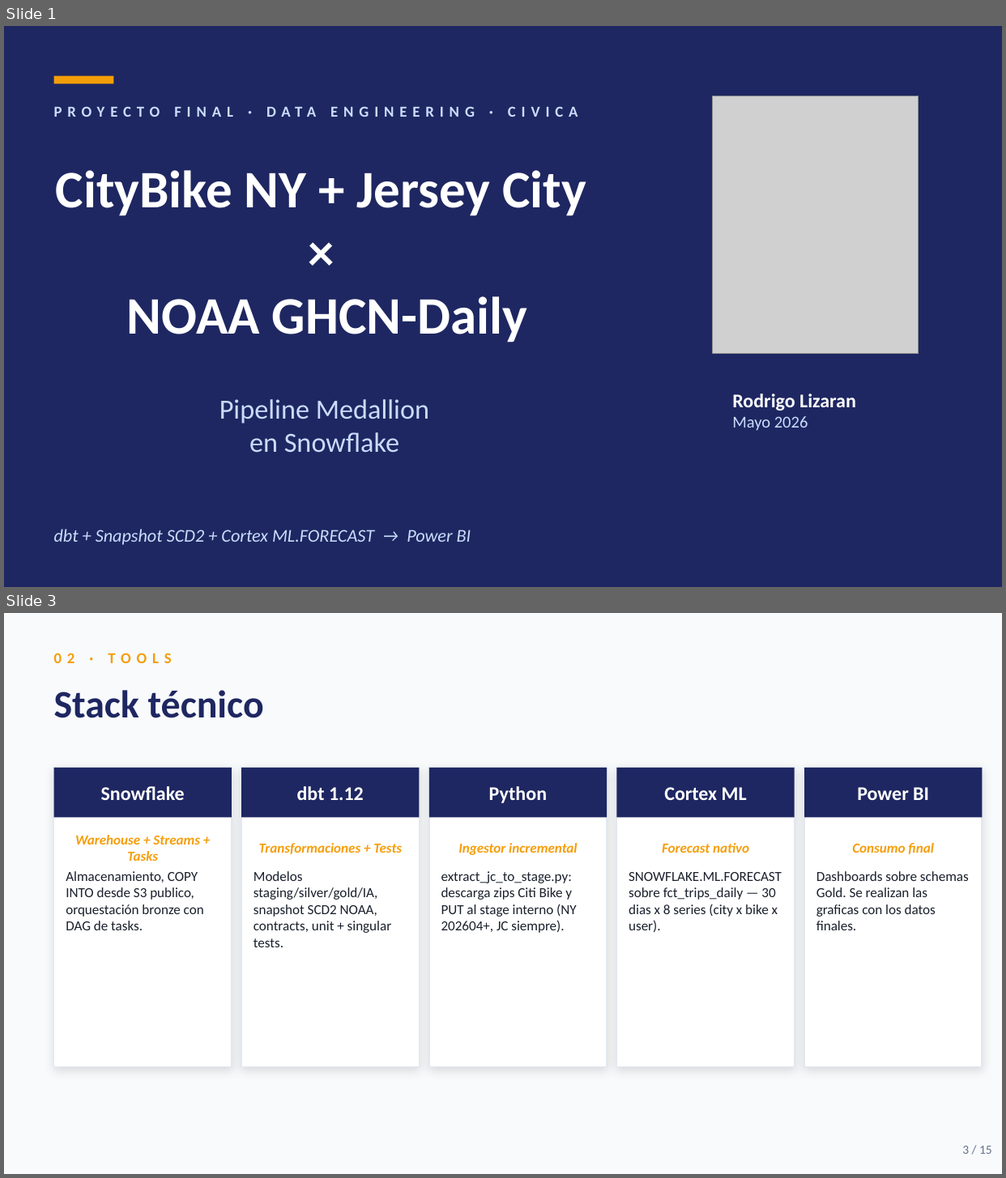
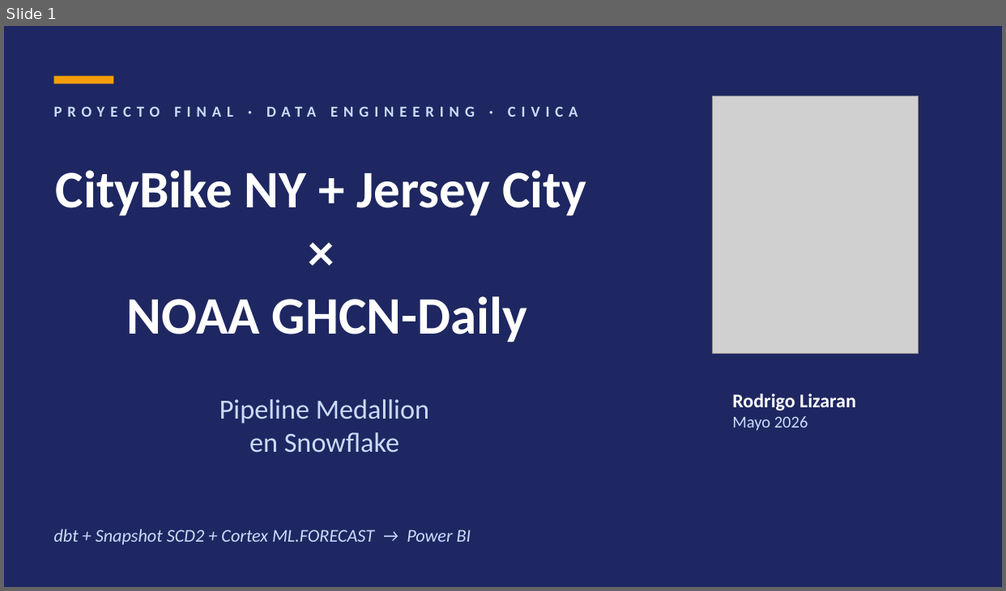
Before and after one commit to Rlizaran/Snowflake_proyect, a slide deck: presentacion/Presentacion.pptx. Shown one above the other, each under a label of ours: slides 1 and 3 before the commit, slide 1 after it; the slides between them are not shown. The pictures are 1006x1178 and 1006x591 pixels, drawn with LibreOffice and Linux fonts; fonts in the diff are those of the drawing; grey boxes stand for pictures. Boxes give left, top, right and bottom in pixels: in the first picture for what was removed or moved away, otherwise in the second. Text is boxed around its words. In the diff, an @@ line names an element or a change of style, - is before the commit and + after.

```diff
--- a/presentacion/Presentacion.pptx
+++ b/presentacion/Presentacion.pptx
@@ slide 3 removed at (4,613,1002,1174), background #F8FAFC @@
@@ text removed at (54,653,171,663) @@
-02 · TOOLS
@@ text removed at (54,690,264,718) @@
-Stack técnico
@@ rectangle removed at (54,768,232,1067) @@
@@ rectangle removed at (54,768,232,818) @@
@@ rectangle removed at (241,768,420,1067) @@
@@ rectangle removed at (241,768,420,818) @@
@@ rectangle removed at (429,768,607,1067) @@
@@ rectangle removed at (429,768,607,818) @@
@@ rectangle removed at (616,768,795,1067) @@
@@ rectangle removed at (616,768,795,818) @@
@@ rectangle removed at (804,768,982,1067) @@
@@ rectangle removed at (804,768,982,818) @@
@@ text removed at (101,786,185,800) @@
-Snowflake
@@ text removed at (297,786,364,800) @@
-dbt 1.12
@@ text removed at (489,786,547,803) @@
-Python
@@ text removed at (664,787,747,800) @@
-Cortex ML
@@ text removed at (857,787,929,800) @@
-Power BI
@@ text removed at (75,835,200,861) @@
-Warehouse + Streams + Tasks
@@ text removed at (259,843,402,854) @@
-Transformaciones + Tests
@@ text removed at (458,843,577,855) @@
-Ingestor incremental
@@ text removed at (662,843,749,853) @@
-Forecast nativo
@@ text removed at (852,843,934,854) @@
-Consumo final
@@ text removed at (66,871,204,931) @@
-Almacenamiento, COPY INTO desde S3 publico, orquestación bronze con DAG de tasks.
@@ text removed at (253,871,392,948) @@
-Modelos staging/silver/gold/IA, snapshot SCD2 NOAA, contracts, unit + singular tests.
@@ text removed at (441,871,577,933) @@
-extract_jc_to_stage.py: descarga zips Citi Bike y PUT al stage interno (NY 202604+, JC siempre).
@@ text removed at (629,872,782,932) @@
-SNOWFLAKE.ML.FORECAST sobre fct_trips_daily — 30 dias x 8 series (city x bike x user).
@@ text removed at (816,871,969,931) @@
-Dashboards sobre schemas Gold. Se realizan las graficas con los datos finales.
@@ text removed at (962,1146,992,1154) @@
-3 / 15
```
Also in this commit, not shown: 10 slides changed, 3 other slides removed, 1 other file.
